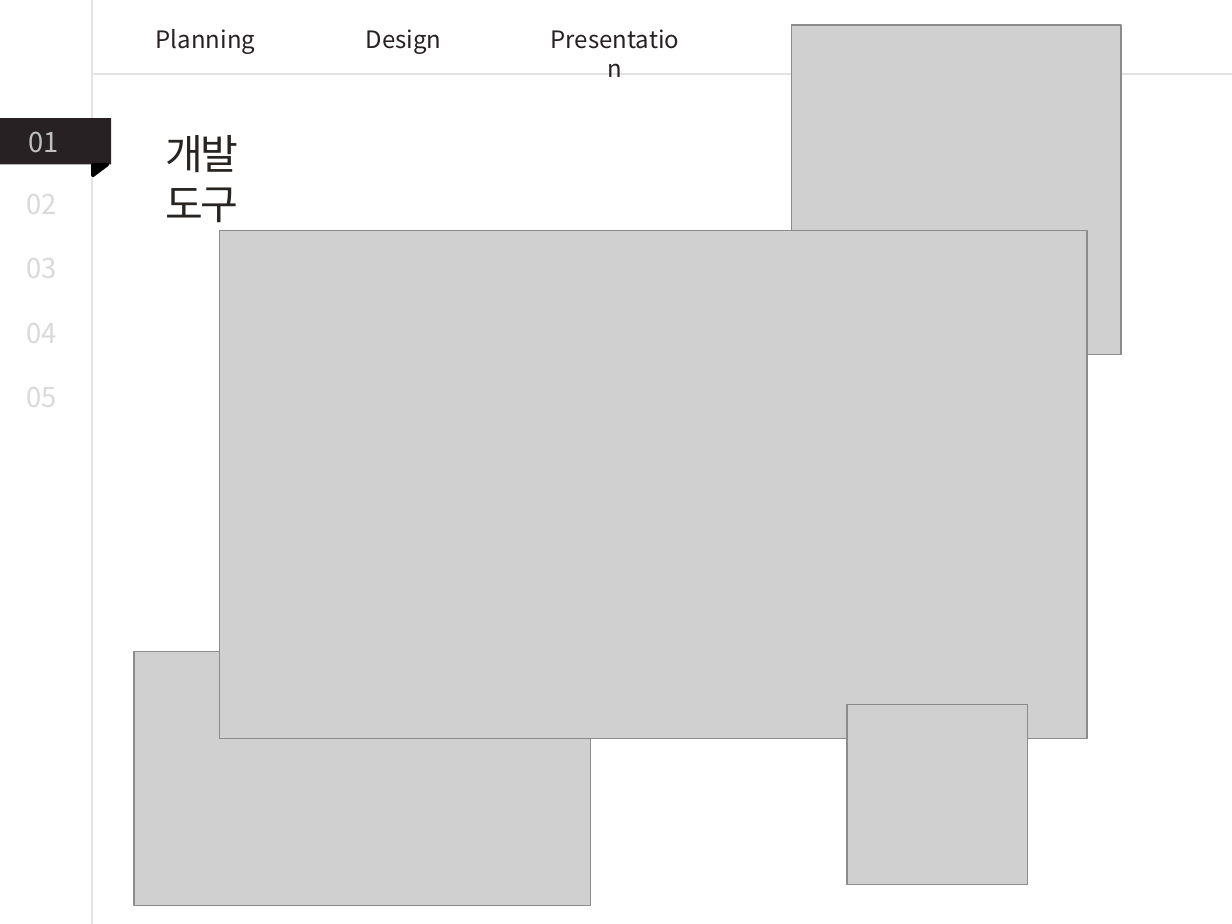
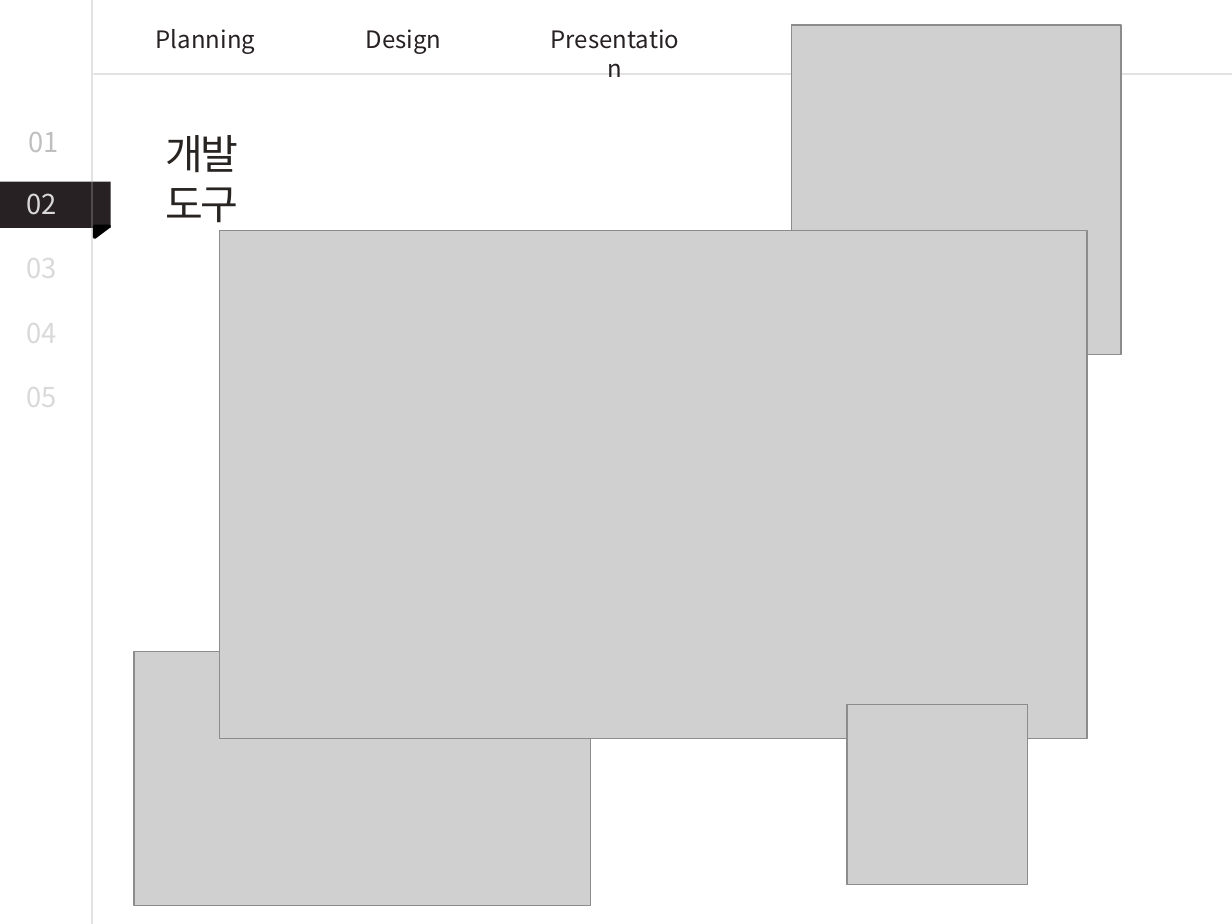
Before and after one commit to byh020907/2uzubook, a slide deck: slide 12 of Presentation/PPT템플릿_강의안.pptx (slide 13 before the commit). Drawn at 1232x924 pixels with LibreOffice and Linux fonts; fonts in the diff are those of the drawing; grey boxes stand for pictures. Boxes give left, top, right and bottom in pixels: in the first picture for what was removed or moved away, otherwise in the second. Text is boxed around its words. In the diff, an @@ line names an element or a change of style, - is before the commit and + after.

```diff
--- a/Presentation/PPT템플릿_강의안.pptx
+++ b/Presentation/PPT템플릿_강의안.pptx
@@ rectangle: place and size @@
-rectangle at [0, 118, 111, 165]
+rectangle at [0, 182, 111, 229]
@@ right triangle: place and size @@
-right triangle at [93, 164, 108, 176]
+right triangle at [94, 226, 109, 237]
```
Also in this commit, not shown: 7 other slides changed, 6 slides removed.
